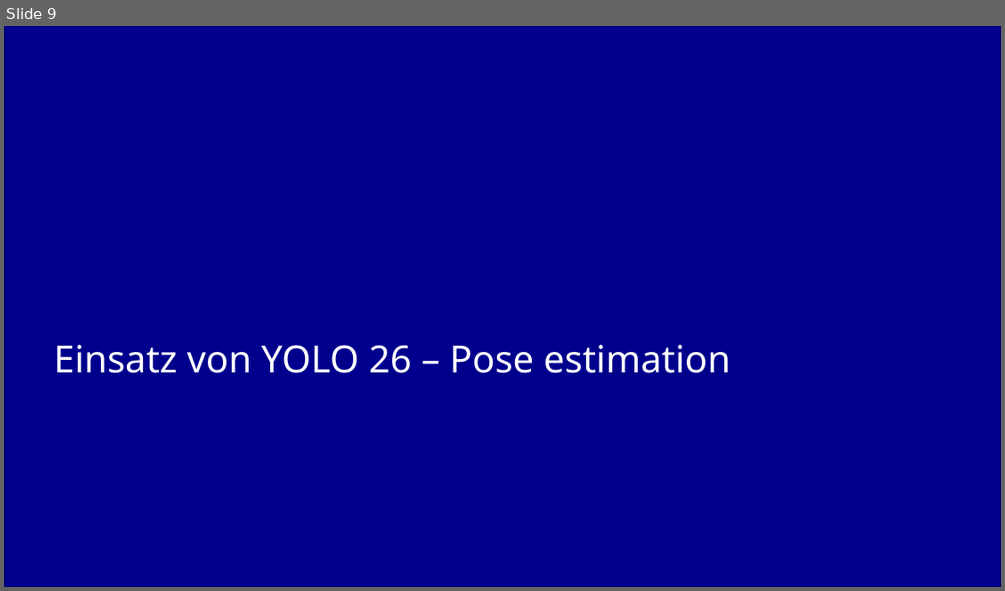
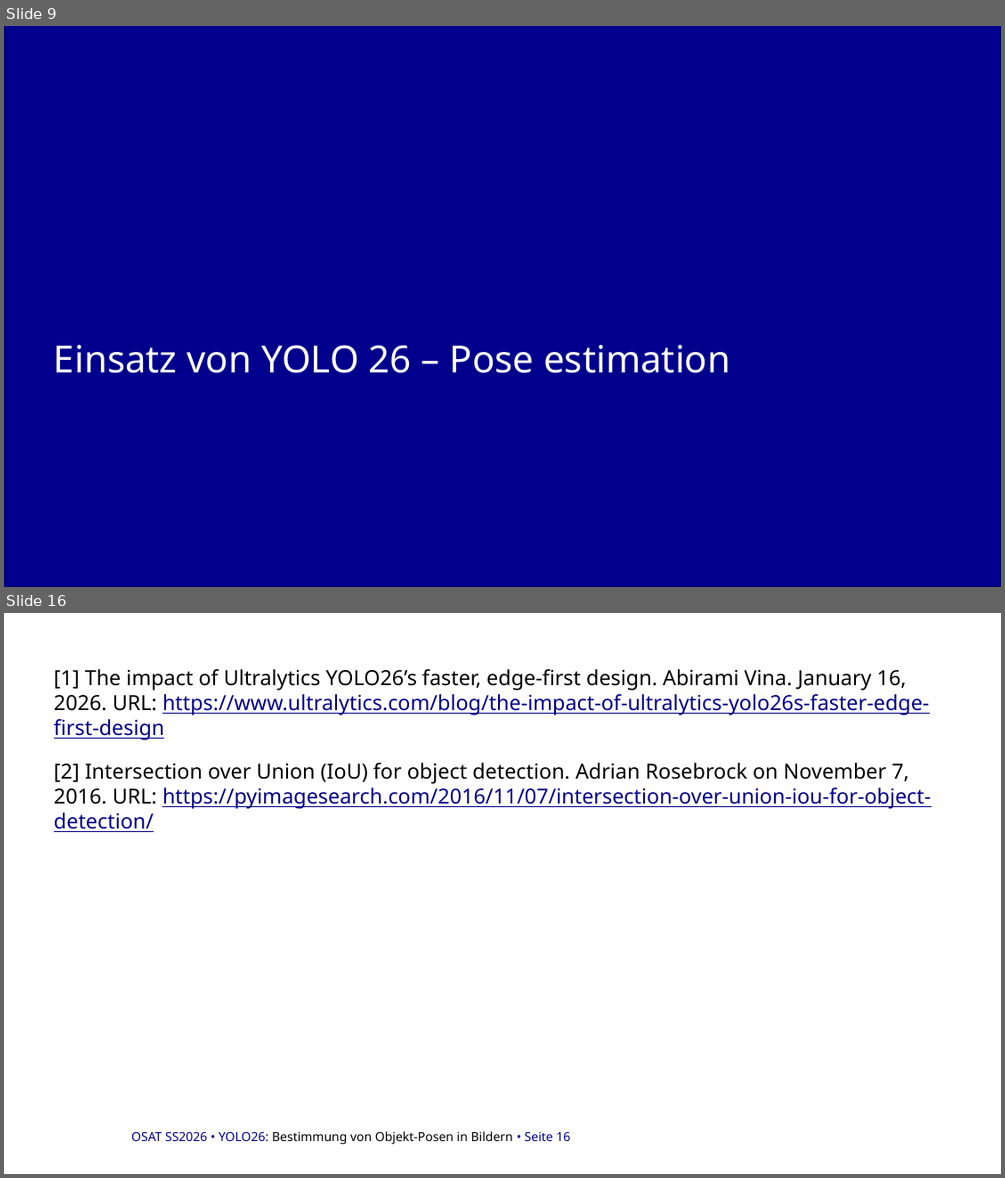
Before and after one commit to danhcon123/yolo_pose_estimation, a slide deck: docu/Zwischen Präsentation.pptx. Shown one above the other, each under a label of ours: slide 9 before the commit, slides 9 and 16 after it; the slides between them are not shown. The pictures are 1005x591 and 1005x1178 pixels, drawn with LibreOffice and Linux fonts; fonts in the diff are those of the drawing; background and template pictures are left out. Boxes give left, top, right and bottom in pixels: in the first picture for what was removed or moved away, otherwise in the second. Text is boxed around its words. In the diff, an @@ line names an element or a change of style, - is before the commit and + after.

```diff
--- a/docu/Zwischen Präsentation.pptx
+++ b/docu/Zwischen Präsentation.pptx
@@ slide 16 added at [4, 613, 1001, 1174], background #FFFFFF @@
@@ text added at [54, 669, 930, 832], 20 pt, text #00008C, underline @@
+[1] The impact of Ultralytics YOLO26’s faster, edge-first design. Abirami Vina. January 16, 2026. URL: https://www.ultralytics.com/blog/the-impact-of-ultralytics-yolo26s-faster-edge-first-design
+[2] Intersection over Union (IoU) for object detection. Adrian Rosebrock on November 7, 2016. URL: https://pyimagesearch.com/2016/11/07/intersection-over-union-iou-for-object-detection/
@@ text added at [131, 1131, 570, 1144], 12 pt, text #000000 @@
+OSAT SS2026 • YOLO26: Bestimmung von Objekt-Posen in Bildern • Seite 16
```
Also in this commit, not shown: 6 slides changed, 6 other slides added, 3 slides removed, 1 other file.
